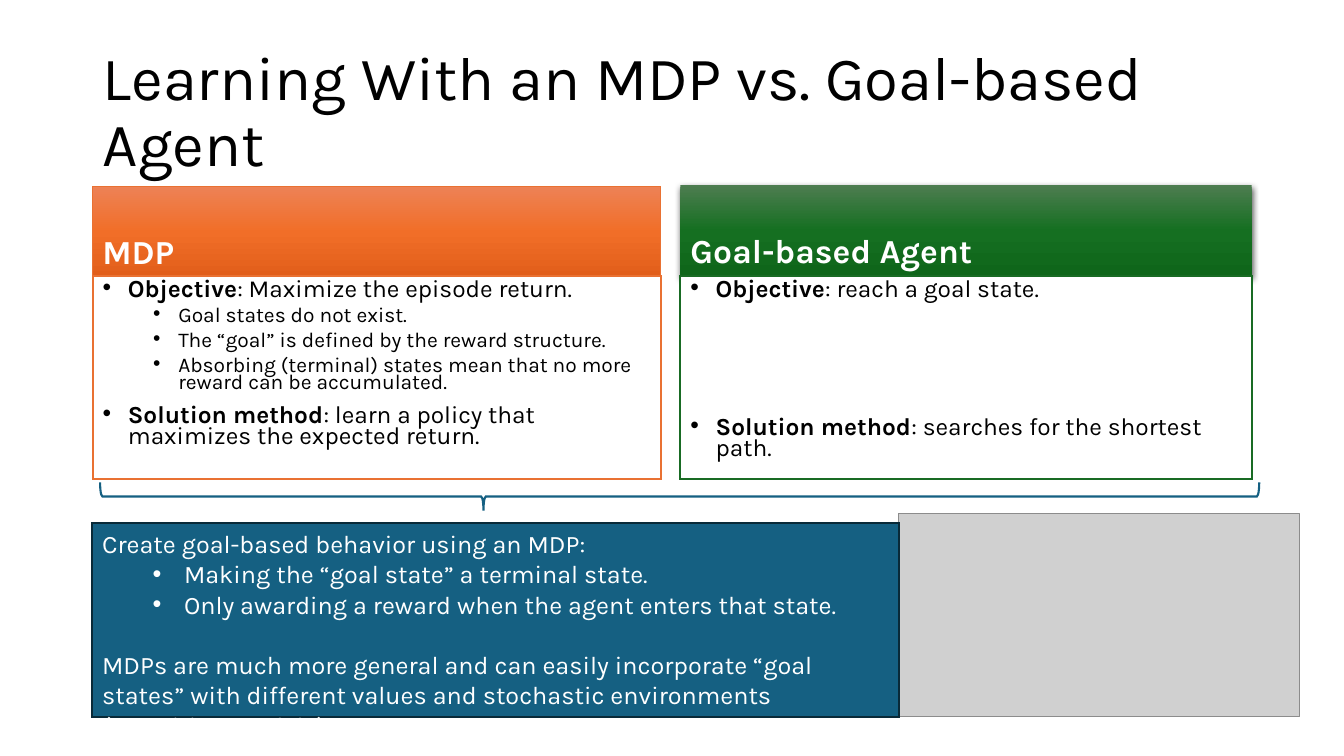
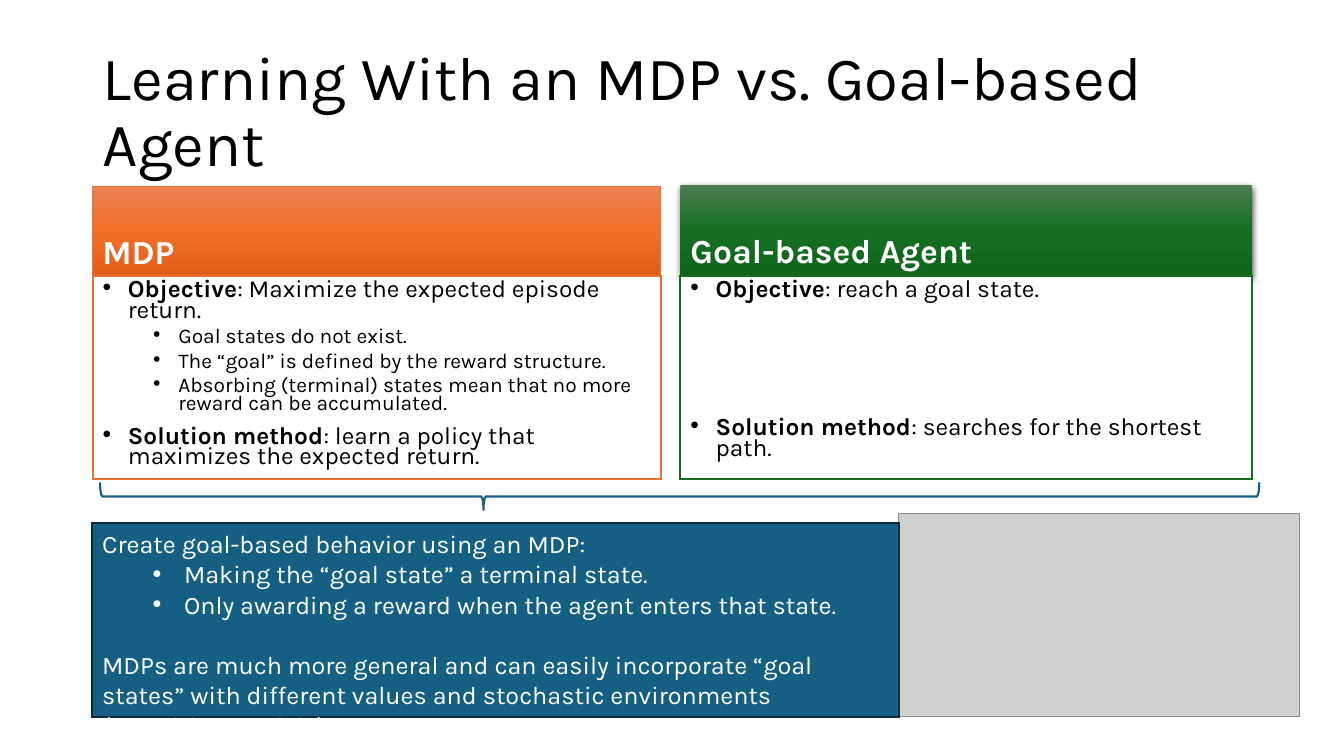
Before and after one commit to mhahsler/Introduction_to_Reinforcement_Learning, a slide deck: slide 33 of slides/Lecture_Chapter03.pptx. Drawn at 1344x756 pixels with LibreOffice and Linux fonts; fonts in the diff are those of the drawing; grey boxes stand for pictures. Boxes give left, top, right and bottom in pixels: in the first picture for what was removed or moved away, otherwise in the second. Text is boxed around its words. In the diff, an @@ line names an element or a change of style, - is before the commit and + after.

```diff
--- a/slides/Lecture_Chapter03.pptx
+++ b/slides/Lecture_Chapter03.pptx
@@ text at box(128, 275, 599, 319): text changed @@
-• Objective: Maximize the episode return.
+• Objective: Maximize the expected episode return.
```
Also in this commit, not shown: 3 other files.
